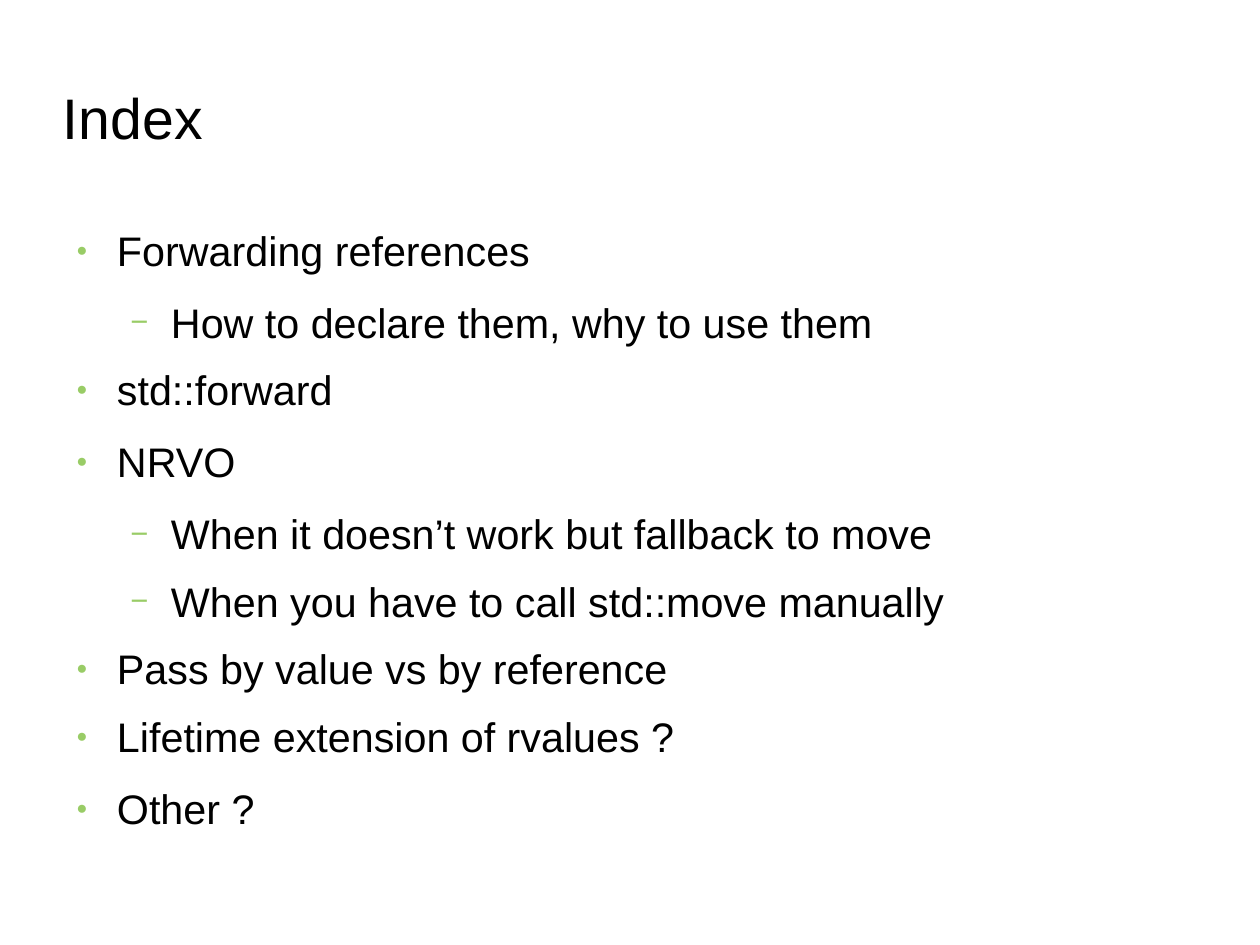
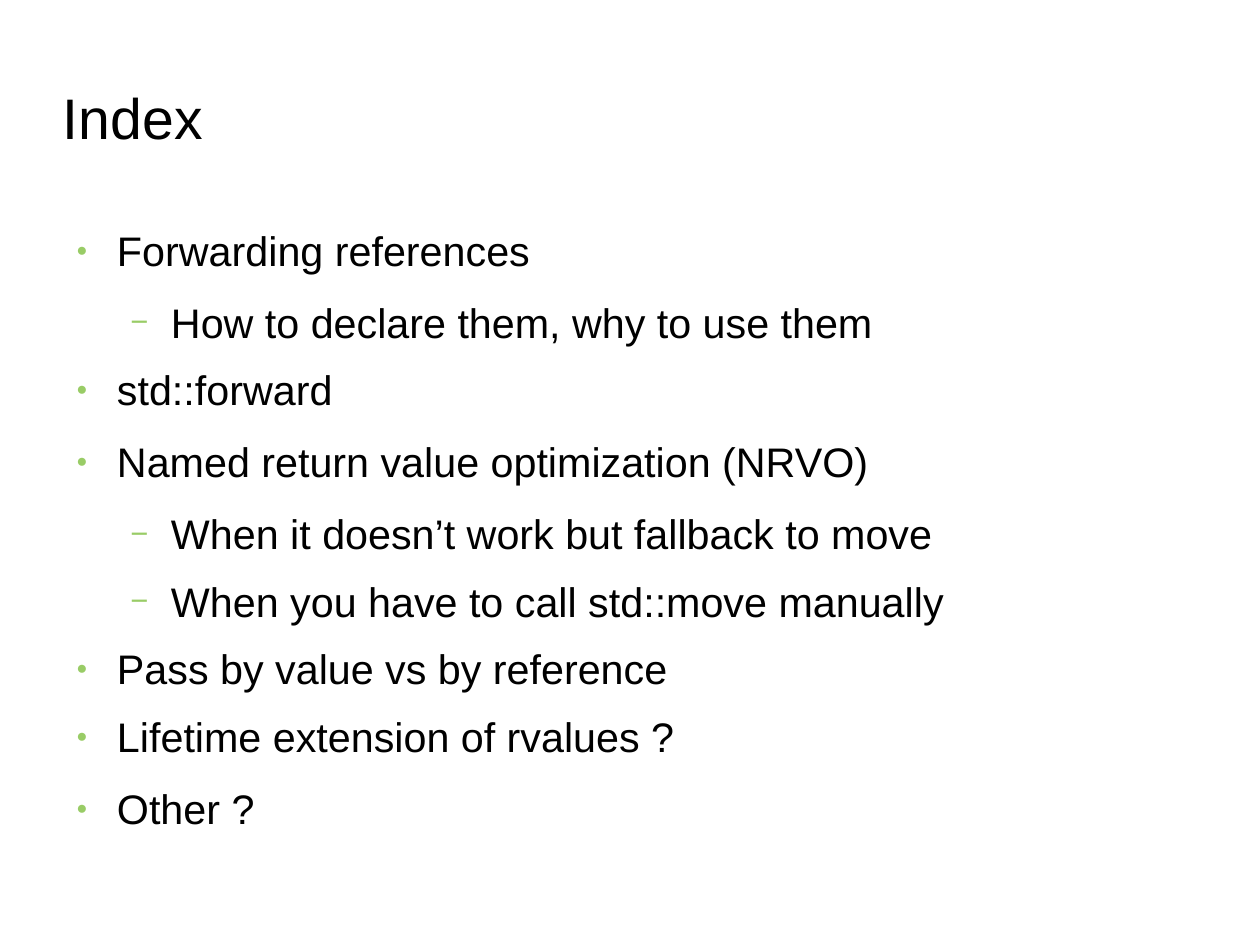
Before and after one commit to FranckRJ/CPP-trainings, a slide deck: slide 2 of traning-move.pt2.odp. Drawn at 1260x945 pixels with LibreOffice and Linux fonts; fonts in the diff are those of the drawing; background and template pictures are left out. Boxes give left, top, right and bottom in pixels: in the first picture for what was removed or moved away, otherwise in the second. Text is boxed around its words. In the diff, an @@ line names an element or a change of style, - is before the commit and + after.

```diff
--- a/traning-move.pt2.odp
+++ b/traning-move.pt2.odp
@@ text at [117,447,868,485]: text changed @@
-● NRVO
+● Named return value optimization (NRVO)
```
Also in this commit, not shown: 4 slides added, 1 other file.
